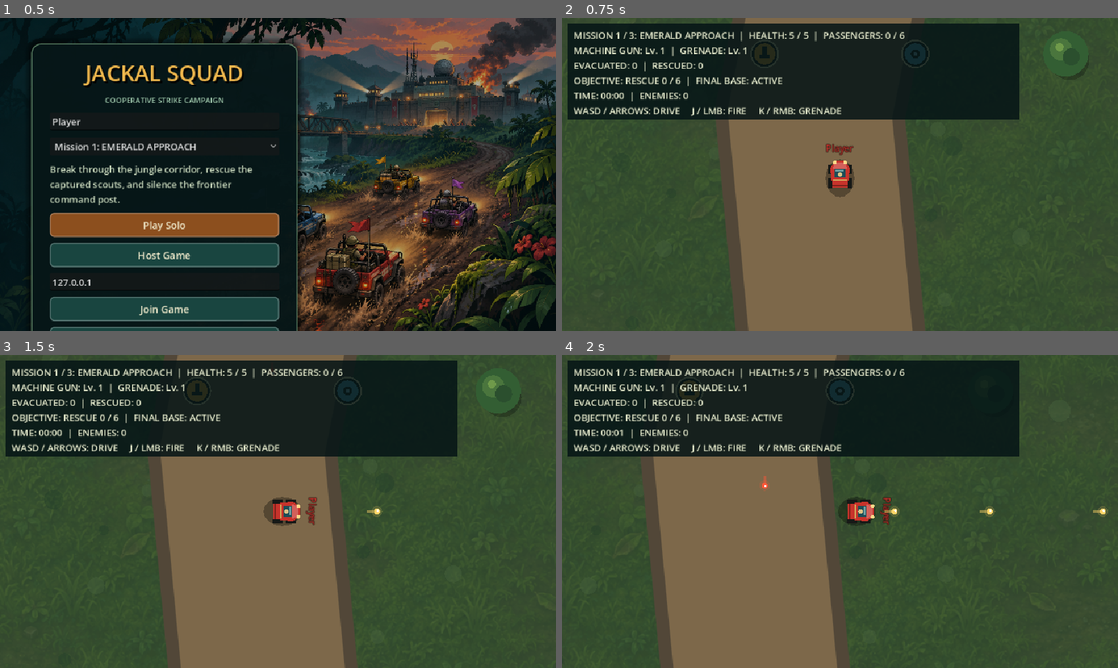
Above: before the commit, frames 1-4 (two rows, left to right).
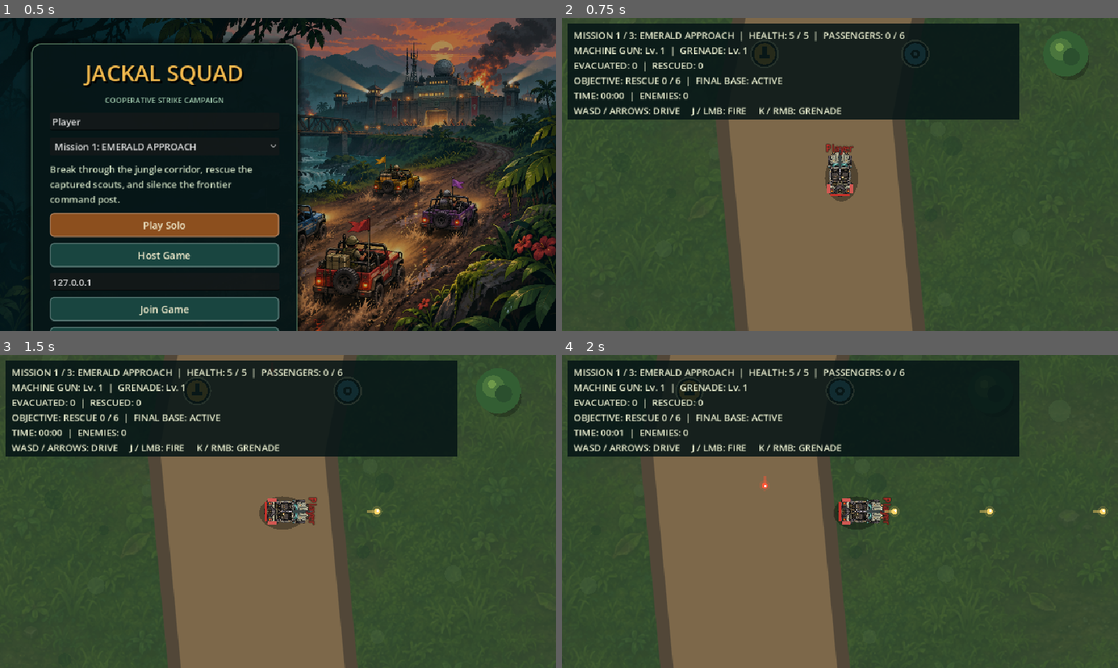
Above: after the commit, the same moments.

Repository: Brolton/Jackal-Squad
Game: Godot game, scene res://scenes/main.tscn
Two runs of this game, one before a commit and one after it. Both use one fixed random seed, a clock stepped at 60 frames per second and the inputs below.
Inputs (mouse positions are in pixels of both pictures, inside the frame that each line leads up to):
- Up to frame 1 (0.5 s): no input
- Up to frame 2 (0.75 s): click "Play Solo" at 0.5 s
- Up to frame 3 (1.5 s): tap Enter at 1.25 s; move the mouse to (400, 495) at 1.27 s; hold D (move_right) from 1.28 s (still down); hold J (fire_primary) from 1.28 s (still down); click (400, 495) at 1.42 s
- Up to frame 4 (2 s): keep holding D (move_right); keep holding J (fire_primary); tap Space at 1.52 s

Frame 1 is identical in both runs. In frame 2, 0.7% of the frame differs, in the area x 47-54%, y 41-59%; in frame 3, 0.7%, in the area x 46-57%, y 45-56%; in frame 4, 0.7%.

Commit message:
Replace placeholder units with production sprites

Diff:
--- a/scripts/infantry.gd
+++ b/scripts/infantry.gd
@@ -1,6 +1,10 @@
 extends CharacterBody2D
 
 const PROJECTILE_SCENE := preload("res://scenes/projectile.tscn")
+const INFANTRY_TEXTURE := preload("res://assets/art/enemy_infantry.png")
+const TURRET_TEXTURE := preload("res://assets/art/enemy_turret.png")
+const TANK_TEXTURE := preload("res://assets/art/enemy_tank.png")
+const BOAT_TEXTURE := preload("res://assets/art/enemy_boat.png")
 
 enum EnemyType { INFANTRY, TURRET, TANK, BOAT }
 
@@ -183,38 +187,13 @@
 func _draw() -> void:
 	if _hit_flash > 0.0:
 		draw_circle(Vector2.ZERO, 25.0, Color(1.0, 0.84, 0.45, 0.38))
-	draw_circle(Vector2(4.0, 6.0), 14.0 if enemy_type != EnemyType.TANK else 22.0, Color(0.0, 0.0, 0.0, 0.28))
+	var texture_tint := Color(1.0, 0.82, 0.62) if _hit_flash > 0.0 else Color.WHITE
 	match enemy_type:
 		EnemyType.TURRET:
-			draw_circle(Vector2(0.0, 2.0), 17.0, Color(0.20, 0.24, 0.20))
-			draw_circle(Vector2.ZERO, 12.0, Color(0.43, 0.49, 0.35))
-			draw_rect(Rect2(-4.0, -19.0, 8.0, 19.0), Color(0.22, 0.27, 0.21))
-			draw_circle(Vector2(-4.0, -4.0), 3.0, Color(0.67, 0.61, 0.35))
+			draw_texture_rect(TURRET_TEXTURE, Rect2(-28, -34, 56, 62), false, texture_tint)
 		EnemyType.TANK:
-			draw_rect(Rect2(-18.0, -15.0, 36.0, 30.0), Color(0.18, 0.22, 0.18))
-			draw_rect(Rect2(-14.0, -12.0, 28.0, 24.0), Color(0.45, 0.43, 0.29))
-			draw_circle(Vector2.ZERO, 8.0, Color(0.33, 0.36, 0.27))
-			draw_rect(Rect2(-3.0, -25.0, 6.0, 25.0), Color(0.19, 0.22, 0.18))
-			draw_line(Vector2(-12, -9), Vector2(10, -9), Color(0.65, 0.62, 0.40), 2.0)
-			draw_circle(Vector2.ZERO, 3.0, Color(0.73, 0.65, 0.35))
+			draw_texture_rect(TANK_TEXTURE, Rect2(-27, -40, 54, 77), false, texture_tint)
 		EnemyType.BOAT:
-			draw_colored_polygon(
-				PackedVector2Array([
-					Vector2(-21.0, -10.0),
-					Vector2(21.0, -10.0),
-					Vector2(15.0, 13.0),
-					Vector2(-15.0, 13.0),
-				]),
-				Color(0.37, 0.34, 0.26)
-			)
-			draw_rect(Rect2(-8.0, -7.0, 16.0, 12.0), Color(0.52, 0.49, 0.36))
-			draw_rect(Rect2(-2.0, -20.0, 4.0, 18.0), Color(0.19, 0.23, 0.18))
-			draw_line(Vector2(-16, 8), Vector2(16, 8), Color(0.67, 0.60, 0.36), 2.0)
-			draw_circle(Vector2(0, -2), 3.0, Color(0.82, 0.69, 0.31))
+			draw_texture_rect(BOAT_TEXTURE, Rect2(-25, -42, 50, 84), false, texture_tint)
 		_:
-			draw_circle(Vector2(0.0, 2.0), 11.0, Color(0.50, 0.39, 0.20))
-			draw_circle(Vector2.ZERO, 7.0, Color(0.66, 0.69, 0.45))
-			draw_rect(Rect2(-5.0, -9.0, 10.0, 4.0), Color(0.25, 0.32, 0.21))
-			draw_line(Vector2(0.0, 1.0), Vector2(0.0, -13.0), Color(0.20, 0.22, 0.18), 2.0)
-			draw_circle(Vector2(0.0, -3.0), 2.0, Color(0.88, 0.79, 0.58))
-			draw_line(Vector2(-5, 6), Vector2(5, 6), Color(0.28, 0.22, 0.12), 2.0)
+			draw_texture_rect(INFANTRY_TEXTURE, Rect2(-16, -25, 32, 47), false, texture_tint)
--- a/scripts/player_jeep.gd
+++ b/scripts/player_jeep.gd
@@ -6,6 +6,7 @@
 
 const PROJECTILE_SCENE := preload("res://scenes/projectile.tscn")
 const GRENADE_SCENE := preload("res://scenes/grenade.tscn")
+const PLAYER_JEEP_TEXTURE := preload("res://assets/art/player_jeep_v2.png")
 const PLAYER_COLORS := [
 	Color(0.78, 0.20, 0.17),
 	Color(0.20, 0.43, 0.82),
@@ -248,7 +249,16 @@
 		_:
 			return false
 	weapon_upgrades_changed.emit(primary_upgrade_level, secondary_upgrade_level)
+	queue_redraw()
 	return true
+
+func weapon_visual_signature() -> Dictionary:
+	return {
+		"barrels": 1 + primary_upgrade_level,
+		"rocket_pods": secondary_upgrade_level,
+		"primary_pips": primary_upgrade_level,
+		"secondary_pips": secondary_upgrade_level,
+	}
 
 func try_add_passenger() -> bool:
 	if NetworkSession.is_networked and not multiplayer.is_server():
@@ -341,32 +351,34 @@
 	health_changed.emit(health, maximum_health)
 
 func _draw() -> void:
-	draw_ellipse_shadow(Vector2(0.0, 5.0), Vector2(19.0, 25.0), Color(0.0, 0.0, 0.0, 0.32))
-	var wheel := Color(0.09, 0.10, 0.09)
-	var body: Color = Color(1.0, 0.92, 0.72) if _hit_flash > 0.0 else PLAYER_COLORS[color_slot]
-	draw_rect(Rect2(-16.0, -13.0, 6.0, 13.0), wheel)
-	draw_rect(Rect2(10.0, -13.0, 6.0, 13.0), wheel)
-	draw_rect(Rect2(-16.0, 5.0, 6.0, 13.0), wheel)
-	draw_rect(Rect2(10.0, 5.0, 6.0, 13.0), wheel)
-	draw_colored_polygon(
-		PackedVector2Array([
-			Vector2(-10.0, 17.0),
-			Vector2(-13.0, -8.0),
-			Vector2(-7.0, -18.0),
-			Vector2(7.0, -18.0),
-			Vector2(13.0, -8.0),
-			Vector2(10.0, 17.0),
-		]),
-		body
-	)
-	draw_colored_polygon(PackedVector2Array([Vector2(-7, -16), Vector2(7, -16), Vector2(10, -7), Vector2(-10, -7)]), body.lightened(0.22))
-	draw_rect(Rect2(-7.0, -7.0, 14.0, 11.0), Color(0.12, 0.30, 0.34))
-	draw_line(Vector2(-6, -5), Vector2(5, -5), Color(0.67, 0.88, 0.86, 0.55), 2.0)
-	draw_line(Vector2(-9.0, 7.0), Vector2(9.0, 7.0), Color(0.83, 0.65, 0.35), 2.0)
-	draw_circle(Vector2.ZERO, 3.0, Color(0.86, 0.76, 0.52))
-	draw_circle(Vector2(-7, -16), 2.5, Color(1.0, 0.88, 0.55, 0.95))
-	draw_circle(Vector2(7, -16), 2.5, Color(1.0, 0.88, 0.55, 0.95))
-	draw_line(Vector2(-10, 15), Vector2(10, 15), body.darkened(0.35), 2.0)
+	draw_ellipse_shadow(Vector2(2.0, 5.0), Vector2(22.0, 31.0), Color(0.0, 0.0, 0.0, 0.34))
+	var texture_tint := Color(1.0, 0.94, 0.76) if _hit_flash > 0.0 else Color.WHITE
+	draw_texture_rect(PLAYER_JEEP_TEXTURE, Rect2(-22.0, -33.0, 44.0, 66.0), false, texture_tint)
+	var player_color: Color = PLAYER_COLORS[color_slot]
+	draw_line(Vector2(-15, 13), Vector2(-15, 25), player_color.lightened(0.18), 4.0)
+	draw_line(Vector2(15, 13), Vector2(15, 25), player_color.lightened(0.18), 4.0)
+	draw_line(Vector2(-13, 27), Vector2(13, 27), player_color, 3.0)
+	_draw_weapon_upgrades()
+
+func _draw_weapon_upgrades() -> void:
+	var steel := Color(0.23, 0.27, 0.27)
+	var hot := Color(1.0, 0.70, 0.22)
+	var barrel_count := 1 + primary_upgrade_level
+	for index in range(barrel_count):
+		var barrel_x := (float(index) - float(barrel_count - 1) * 0.5) * 4.5
+		draw_line(Vector2(barrel_x, -8), Vector2(barrel_x, -34), steel, 3.0)
+		draw_circle(Vector2(barrel_x, -34), 1.8, hot if primary_upgrade_level >= 2 else steel.lightened(0.3))
+	for pod_index in range(secondary_upgrade_level):
+		var side := -1.0 if pod_index % 2 == 0 else 1.0
+		var row := int(pod_index / 2)
+		var pod_center := Vector2(side * 17.0, -3.0 + row * 9.0)
+		draw_rect(Rect2(pod_center - Vector2(4, 7), Vector2(8, 14)), Color(0.18, 0.22, 0.19))
+		for tube_y in [-4.0, 0.0, 4.0]:
+			draw_circle(pod_center + Vector2(0, tube_y), 1.6, Color(0.82, 0.38, 0.16))
+	for pip in range(primary_upgrade_level):
+		draw_circle(Vector2(-8 + pip * 4, 24), 1.5, Color(0.26, 0.88, 0.98))
+	for pip in range(secondary_upgrade_level):
+		draw_circle(Vector2(8 - pip * 4, 24), 1.5, Color(1.0, 0.52, 0.18))
 
 func draw_ellipse_shadow(center: Vector2, size: Vector2, color: Color) -> void:
 	var points := PackedVector2Array()
--- a/tests/test_visual_presentation.gd
+++ b/tests/test_visual_presentation.gd
@@ -10,6 +10,20 @@
 	var ground_art: Texture2D = load("res://assets/art/jungle_ground.png")
 	_check(key_art != null and key_art.get_width() >= 1200 and key_art.get_width() > key_art.get_height(), "Campaign key art is a high-resolution landscape texture")
 	_check(ground_art != null and ground_art.get_width() >= 1000 and ground_art.get_height() >= 1000, "Battlefield ground art is a high-resolution tile texture")
+	for sprite_path in [
+		"res://assets/art/player_jeep_v2.png",
+		"res://assets/art/enemy_infantry.png",
+		"res://assets/art/enemy_turret.png",
+		"res://assets/art/enemy_tank.png",
+		"res://assets/art/enemy_boat.png",
+	]:
+		var sprite_texture: Texture2D = load(sprite_path)
+		_check(
+			sprite_texture != null
+			and sprite_texture.get_width() >= 1000
+			and sprite_texture.get_image().detect_alpha() != Image.ALPHA_NONE,
+			"%s is a high-resolution transparent gameplay sprite" % sprite_path.get_file()
+		)
 
 	var menu: Control = load("res://scenes/main.tscn").instantiate()
 	root.add_child(menu)
@@ -33,6 +47,22 @@
 	hud.queue_free()
 	await process_frame
 
+	var session: Node = root.get_node("NetworkSession")
+	session.call("start_solo", "VisualTester", 0)
+	var game: Node = load("res://scenes/level_01.tscn").instantiate()
+	root.add_child(game)
+	current_scene = game
+	await process_frame
+	var player: Node = game.get_node("Player_1")
+	var base_signature: Dictionary = player.call("weapon_visual_signature")
+	player.call("apply_weapon_upgrade", &"primary")
+	player.call("apply_weapon_upgrade", &"secondary")
+	var upgraded_signature: Dictionary = player.call("weapon_visual_signature")
+	_check(int(upgraded_signature["barrels"]) > int(base_signature["barrels"]), "Primary upgrades add visible gun barrels")
+	_check(int(upgraded_signature["rocket_pods"]) > int(base_signature["rocket_pods"]), "Secondary upgrades add visible rocket pods")
+	game.queue_free()
+	await process_frame
+
 	if _failures == 0:
 		print("Visual presentation checks passed.")
 		quit()
Binary file added: assets/art/enemy_boat.png
Not shown, added: assets/art/enemy_boat.png.import
Binary file added: assets/art/enemy_infantry.png
Not shown, added: assets/art/enemy_infantry.png.import
Binary file added: assets/art/enemy_tank.png
Not shown, added: assets/art/enemy_tank.png.import
Binary file added: assets/art/enemy_turret.png
Not shown, added: assets/art/enemy_turret.png.import
Binary file added: assets/art/player_jeep_v2.png
Not shown, added: assets/art/player_jeep_v2.png.import
Not shown, changed: TASKS.md
Not shown, changed: TESTING.md
